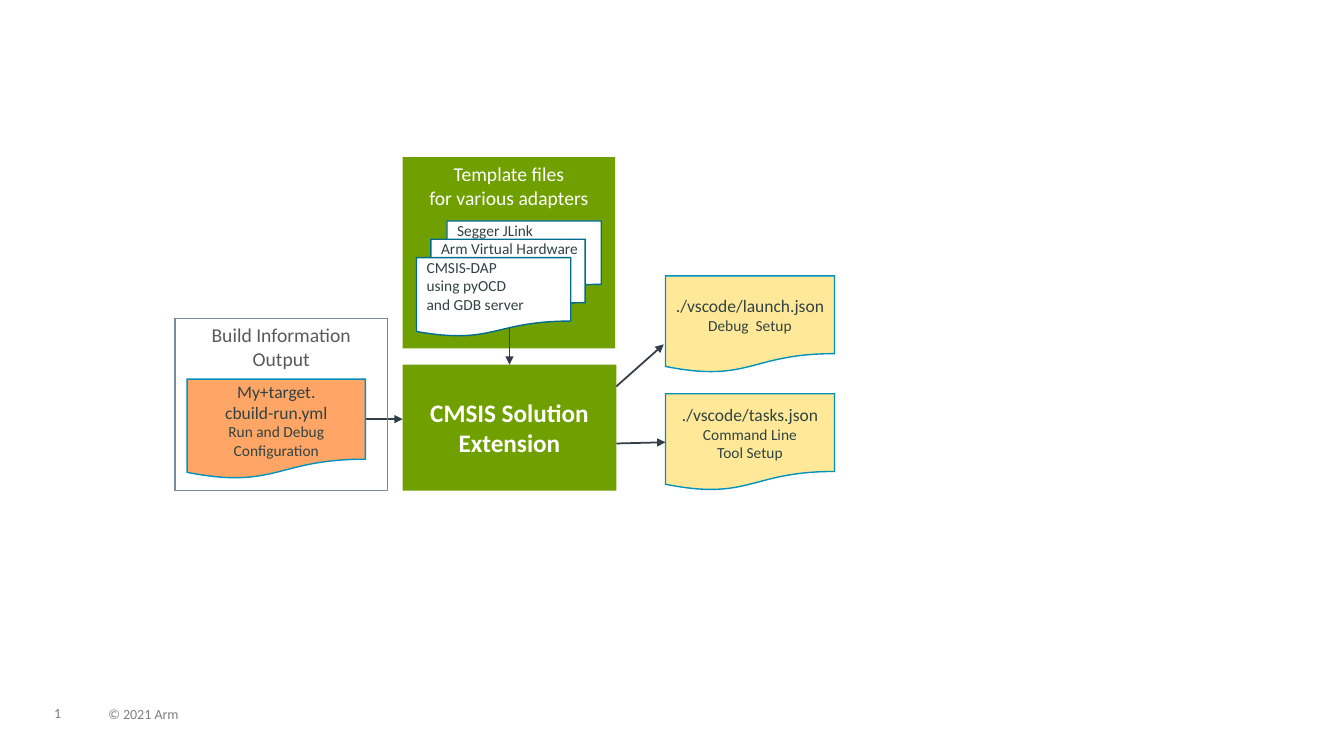
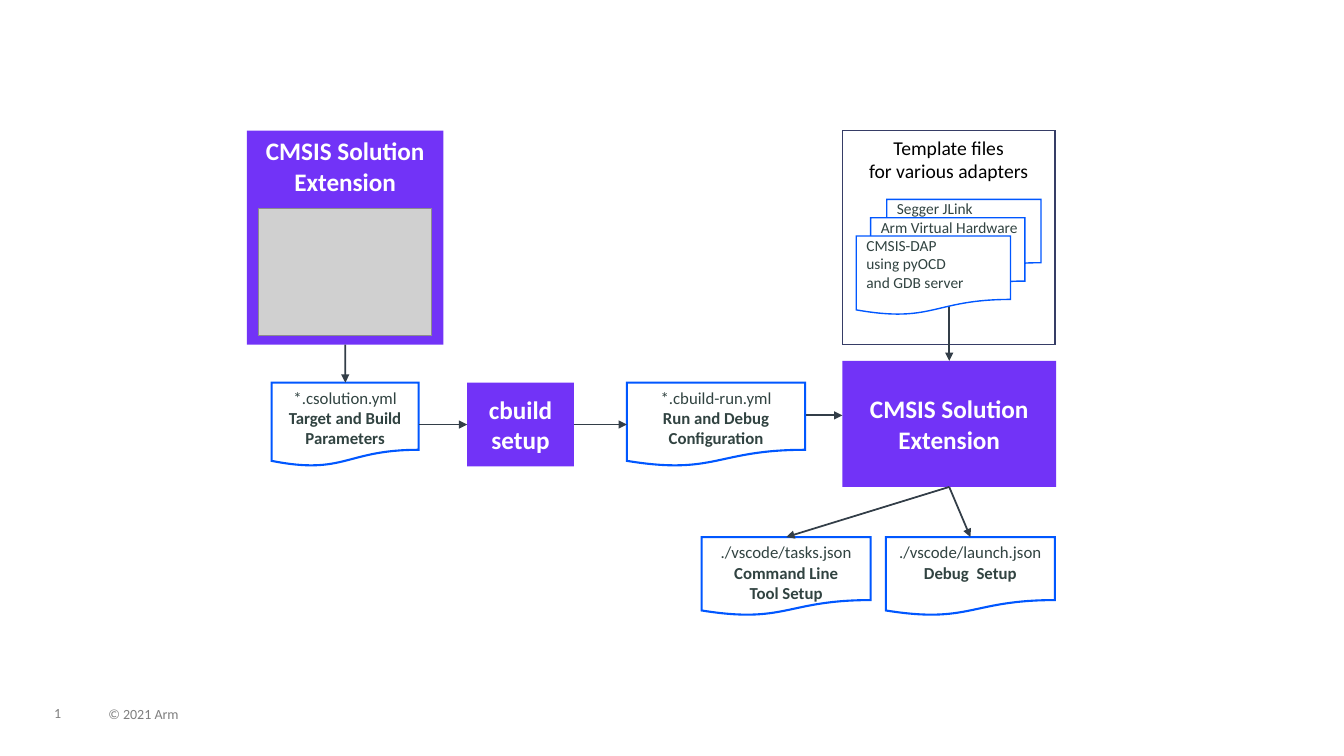
Before and after one commit to MDK-Packs/vscode-cmsis-solution-docs, a slide deck: slide 1 of docs/images/overview.pptx. Drawn at 1344x756 pixels with LibreOffice and Linux fonts; fonts in the diff are those of the drawing; grey boxes stand for pictures. Boxes give left, top, right and bottom in pixels: in the first picture for what was removed or moved away, otherwise in the second. Text is boxed around its words. In the diff, an @@ line names an element or a change of style, - is before the commit and + after.

```diff
--- a/docs/images/overview.pptx
+++ b/docs/images/overview.pptx
@@ rectangle added at (x1=247, y1=131, x2=444, y2=345), fill #7233F7, 18 pt, text #FFFFFF, bold @@
+CMSIS Solution
+Extension
@@ rectangle "Template files for various adapters" resized from (x1=402, y1=157, x2=615, y2=349) to (x1=843, y1=131, x2=1056, y2=345) @@
@@ rectangle "Template files for various adapters" at (x1=843, y1=131, x2=1056, y2=345): text colour #FFFFFF to #000000; fill #70A000 to #FFFFFF; outline none to #363D66 1 pt @@
@@ picture added at (x1=258, y1=209, x2=432, y2=336) @@
@@ 3 flow chart documents moved together from (x1=416, y1=221, x2=601, y2=337) to (x1=856, y1=200, x2=1042, y2=315) @@
@@ outline #006D8E 1 pt to #0057FF 1 pt in 3 elements at (x1=887, y1=200, x2=1042, y2=278), (x1=871, y1=218, x2=1025, y2=296), (x1=856, y1=236, x2=1010, y2=315) @@
@@ rectangle removed at (x1=175, y1=319, x2=388, y2=491) @@
-Build Information Output
@@ arrow moved from (509, 324) - (509, 365) to (950, 306) - (950, 361) @@
@@ arrow added from (345, 345) to (346, 383), #333E48 1.25 pt @@
@@ flow chart document added at (x1=272, y1=383, x2=419, y2=467), fill #FFFFFF, outline #0057FF 1.5 pt, 12 pt, text #314341, bold @@
+*.csolution.yml
+Target and Build
+Parameters
@@ rectangle added at (x1=468, y1=383, x2=575, y2=467), fill #7233F7, 18 pt, text #FFFFFF, bold @@
+cbuild setup
@@ flow chart document "*.cbuild-run.yml Run and Debug Configuration" resized from (x1=188, y1=379, x2=366, y2=479) to (x1=627, y1=383, x2=806, y2=467) @@
@@ flow chart document "*.cbuild-run.yml Run and Debug Configuration" at (x1=627, y1=383, x2=806, y2=467): vertical alignment middle to top; fill #FFA666 to #FFFFFF; outline #0091BD 1 pt to #0057FF 1.5 pt @@
@@ rectangle "CMSIS Solution Extension" moved from (x1=402, y1=365, x2=616, y2=491) to (x1=843, y1=361, x2=1057, y2=487) @@
@@ rectangle "CMSIS Solution Extension" at (x1=843, y1=361, x2=1057, y2=487): fill #70A000 to #7233F7 @@
@@ text in flow chart document at (x1=661, y1=392, x2=772, y2=447): text changed; size 12.5 to 12 pt; bold on @@
-My+target.
-cbuild-run.yml
-Run and Debug
-Configuration
+*.cbuild-run.yml
+Run and Debug
+Configuration
@@ arrow moved from (366, 419) - (402, 419) to (806, 415) - (843, 415) @@
@@ arrow added from (418, 424) to (468, 424), #333E48 1.25 pt @@
@@ arrow moved from (616, 444) - (665, 443) to (574, 424) - (627, 424) @@
@@ arrow added from (950, 487) to (786, 537), #333E48 1.25 pt @@
@@ arrow moved from (616, 386) - (663, 345) to (950, 487) - (971, 537) @@
@@ flow chart document "./vscode/tasks.json Command Line Tool Setup" resized from (x1=665, y1=394, x2=835, y2=491) to (x1=702, y1=537, x2=871, y2=616) @@
@@ flow chart document "./vscode/tasks.json Command Line Tool Setup" at (x1=702, y1=537, x2=871, y2=616): size 12.5 to 12 pt in "./vscode/tasks.json"; size 11 to 12 pt, bold on in "Command Line Tool Setup"; vertical alignment middle to top; fill #FFE999 to #FFFFFF; outline #0091BD 1 pt to #0057FF 1.5 pt @@
@@ flow chart document "./vscode/launch.json Debug Setup" resized from (x1=665, y1=276, x2=835, y2=373) to (x1=886, y1=537, x2=1056, y2=616) @@
@@ flow chart document "./vscode/launch.json Debug Setup" at (x1=886, y1=537, x2=1056, y2=616): size 12.5 to 12 pt in "./vscode/launch.json"; size 11 to 12 pt, bold on in "Debug Setup"; vertical alignment middle to top; fill #FFE999 to #FFFFFF; outline #0091BD 1 pt to #0057FF 1.5 pt @@
```
Also in this commit, not shown: 24 other files.
